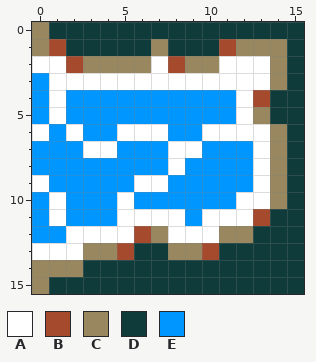
Pixel-art file: ProjectMicro/Assets/Art/Tiles/Water_W.aseprite. The picture above is the old version.
16x16 pixels, 1 frame.
Palette (. is transparent): A #ffffff  B #a64a2e  C #98875f  D #0f3b3a  E #0096ff
Pixels before, first column x 0:
 0 CDDDDDDDDDDDDDDD
 1 CBDDDDDCDDDBCCCD
 2 AABCCCCABCCAAACD
 3 EAAAAAAAAAAAAACD
 4 EAEEEEEEEEEEABDD
 5 EAEEEEEEEEEEACDD
 6 AEAEEAAAEEAAAACD
 7 EEEAAEEEAAEEEACD
 8 EEEEEEEEAEEEEACD
 9 AEEEEEAAEEEEEACD
10 EAEEEAEEEEEEAACD
11 EAEEEAAAAEAAABDD
12 EEAAAABCAAACCDDD
13 AAACCBDDCCBDDDDD
14 CCCDDDDDDDDDDDDD
15 CDDDDDDDDDDDDDDD
New version:
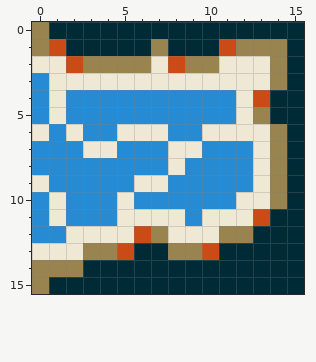
From old to new:
colour A: #ffffff -> #eee8d5
colour B: #a64a2e -> #cb4b16
colour C: #98875f -> #99834f
colour D: #0f3b3a -> #002b36
colour E: #0096ff -> #268bd2
